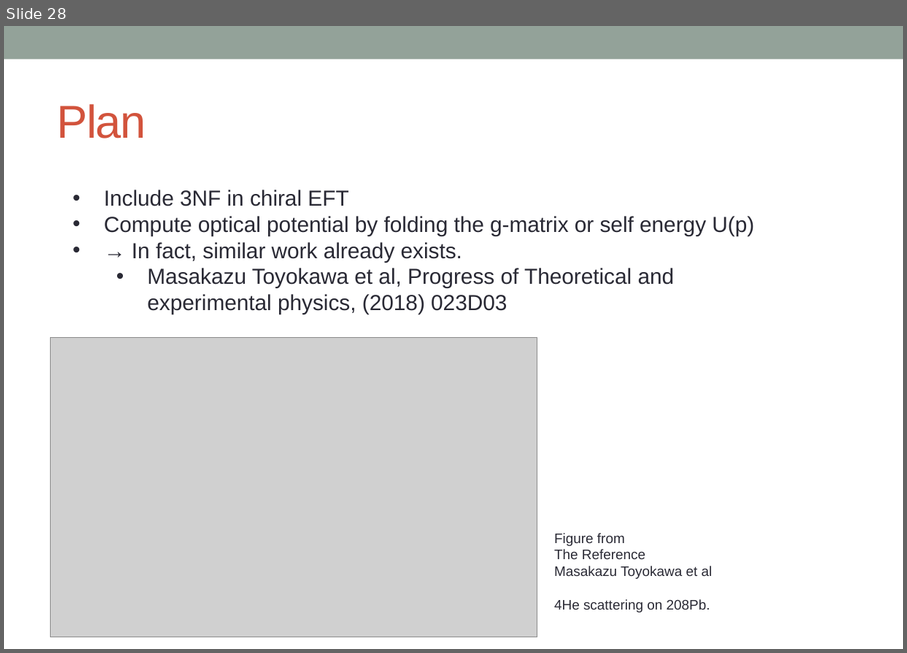
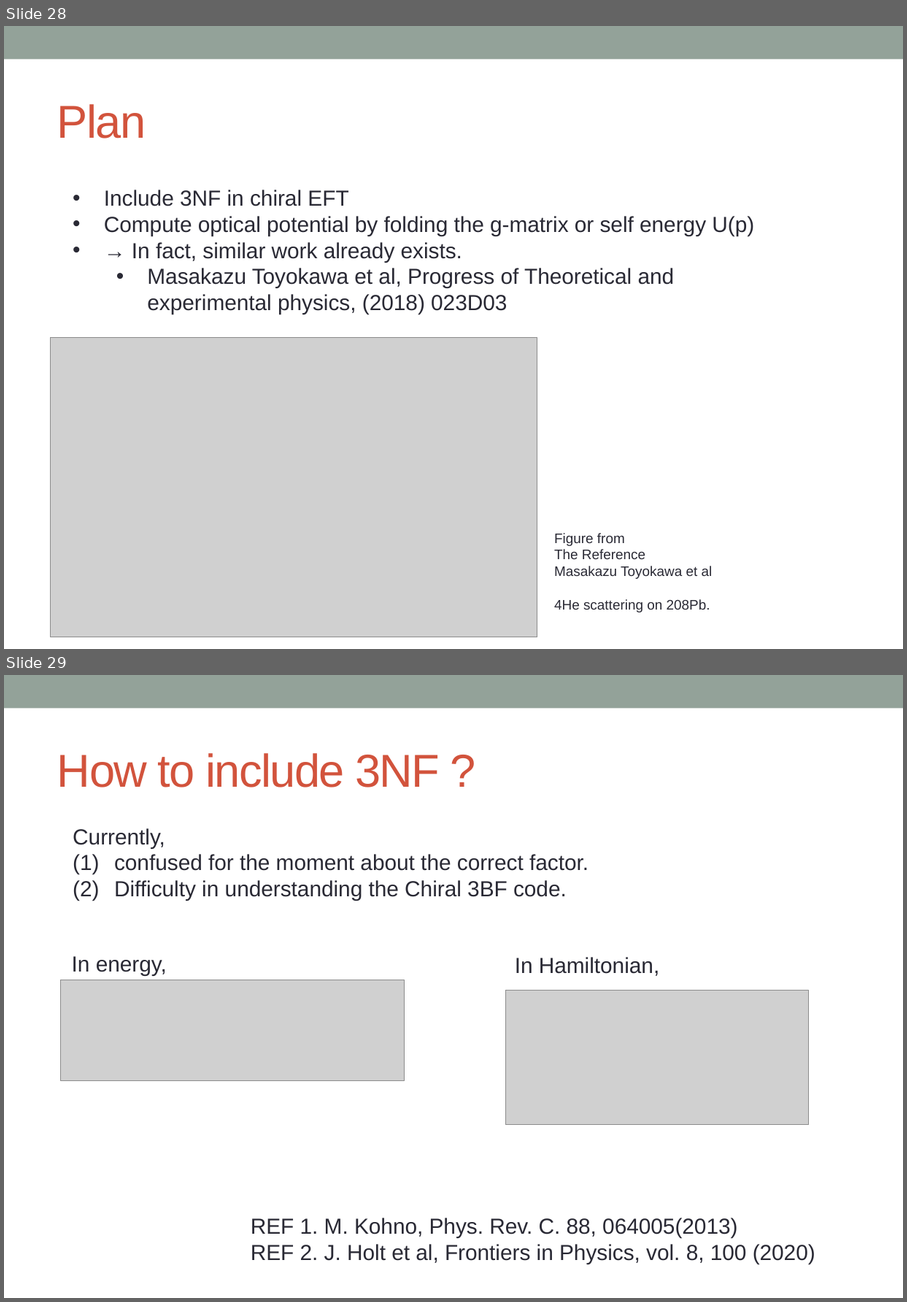
Before and after one commit to alphacentaury-github/NPSS2020, a slide deck: 20221201_숭실대_BHF_송영호.pptx. Shown one above the other, each under a label of ours: slide 28 before the commit, slides 28 and 29 after it. The pictures are 907x653 and 907x1302 pixels, drawn with LibreOffice and Linux fonts; fonts in the diff are those of the drawing; grey boxes stand for pictures. Boxes give left, top, right and bottom in pixels: in the first picture for what was removed or moved away, otherwise in the second. Text is boxed around its words. In the diff, an @@ line names an element or a change of style, - is before the commit and + after.

```diff
--- a/20221201_숭실대_BHF_송영호.pptx
+++ b/20221201_숭실대_BHF_송영호.pptx
@@ slide 29 added at [4, 675, 903, 1298], background #FFFFFF; not listed: 1 template element that a slide beside it also shows @@
@@ title added at [57, 753, 440, 787], 40 pt, text #D2533C @@
+How to include 3NF ?
@@ text added at [73, 828, 589, 900], 18.9 pt, text #292934 @@
+Currently,
+(1) confused for the moment about the correct factor.
+(2) Difficulty in understanding the Chiral 3BF code.
@@ text added at [72, 956, 167, 975], 18.9 pt, text #292934 @@
+In energy,
@@ text added at [515, 957, 660, 976], 18.9 pt, text #292934 @@
+In Hamiltonian,
@@ picture added at [60, 979, 405, 1080] @@
@@ picture added at [506, 990, 809, 1125] @@
@@ text added at [251, 1217, 816, 1264], 18.9 pt, text #292934 @@
+REF 1. M. Kohno, Phys. Rev. C. 88, 064005(2013)
+REF 2. J. Holt et al, Frontiers in Physics, vol. 8, 100 (2020)
```
